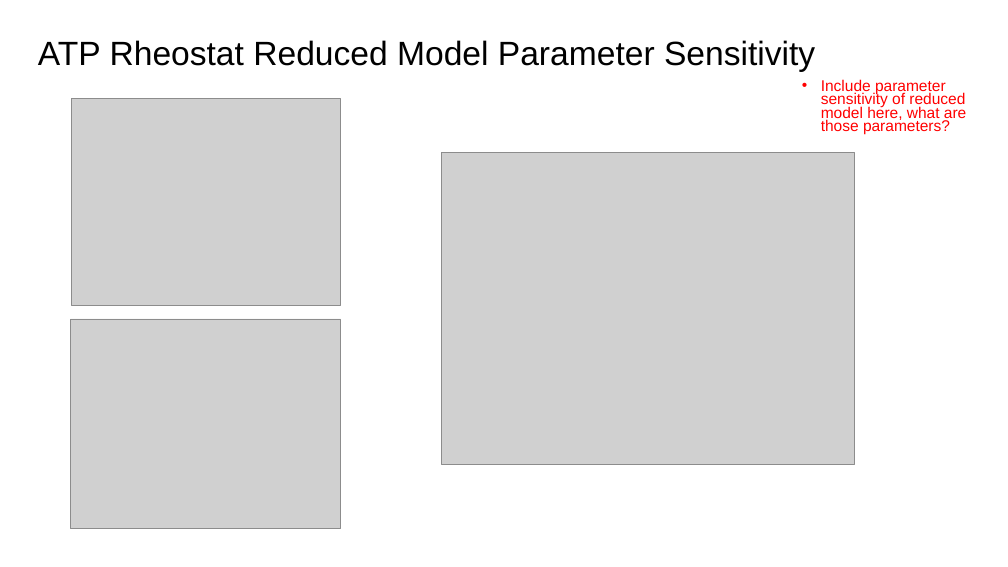
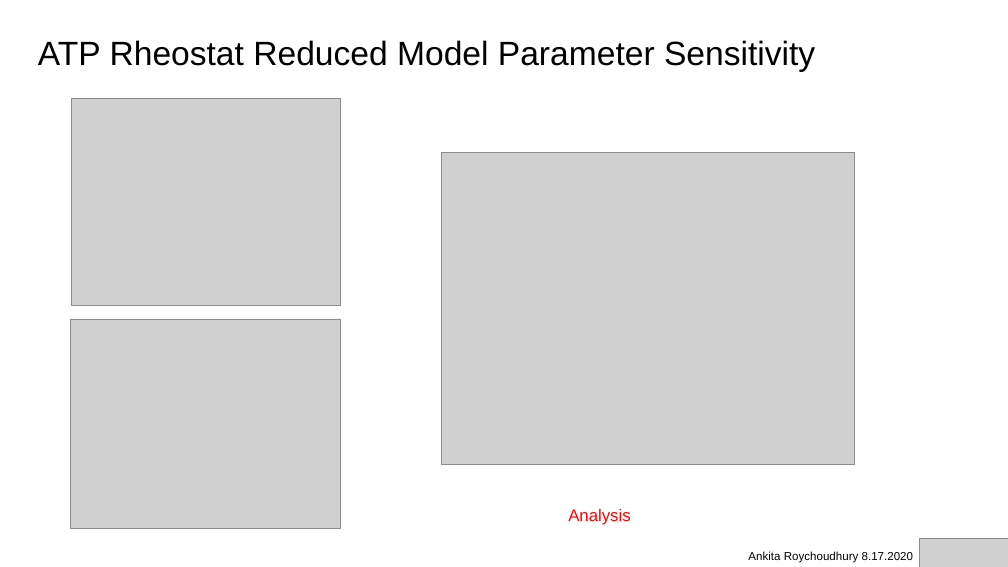
Before and after one commit to AnkitaRoychoudhury/ug_murray, a slide deck: slide 14 of miscellaneous/presentations/20200817_murray_mtg.pptx (slide 13 before the commit). Drawn at 1008x567 pixels with LibreOffice and Linux fonts; fonts in the diff are those of the drawing; grey boxes stand for pictures; background and template pictures are left out. Boxes give left, top, right and bottom in pixels: in the first picture for what was removed or moved away, otherwise in the second. Text is boxed around its words. In the diff, an @@ line names an element or a change of style, - is before the commit and + after.

```diff
--- a/miscellaneous/presentations/20200817_murray_mtg.pptx
+++ b/miscellaneous/presentations/20200817_murray_mtg.pptx
@@ text removed at [821,79,966,134] @@
-• Include parameter sensitivity of reduced model here, what are those parameters?
@@ text added at [568,509,630,525], 16 pt, text #FF0000 @@
+Analysis
@@ picture added at [920,538,1008,567] @@
@@ text added at [748,551,913,563], 11 pt, text #000000 @@
+Ankita Roychoudhury 8.17.2020
```
Also in this commit, not shown: 9 other slides changed, 1 slide added, 1 slide removed, 21 other files.
